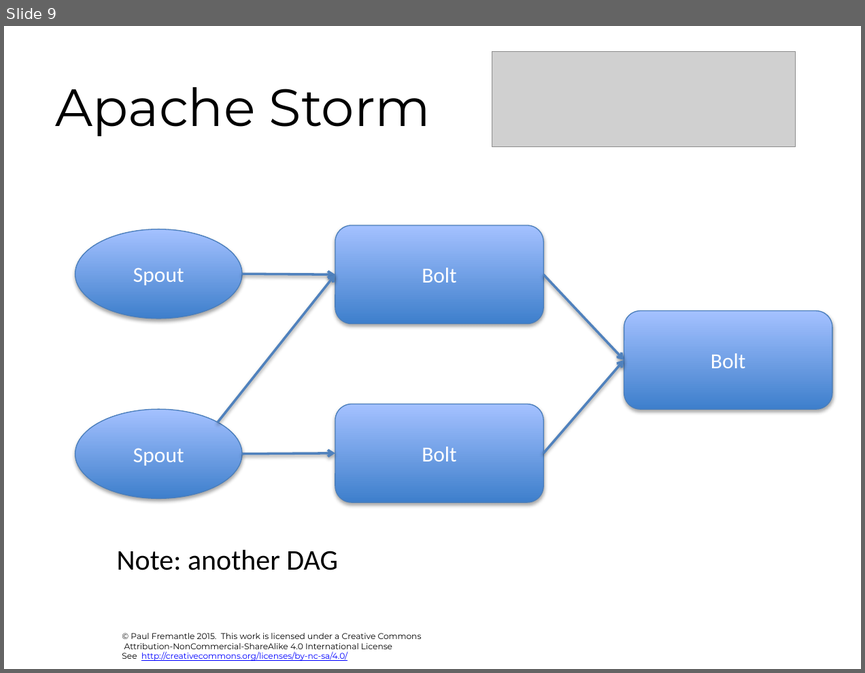
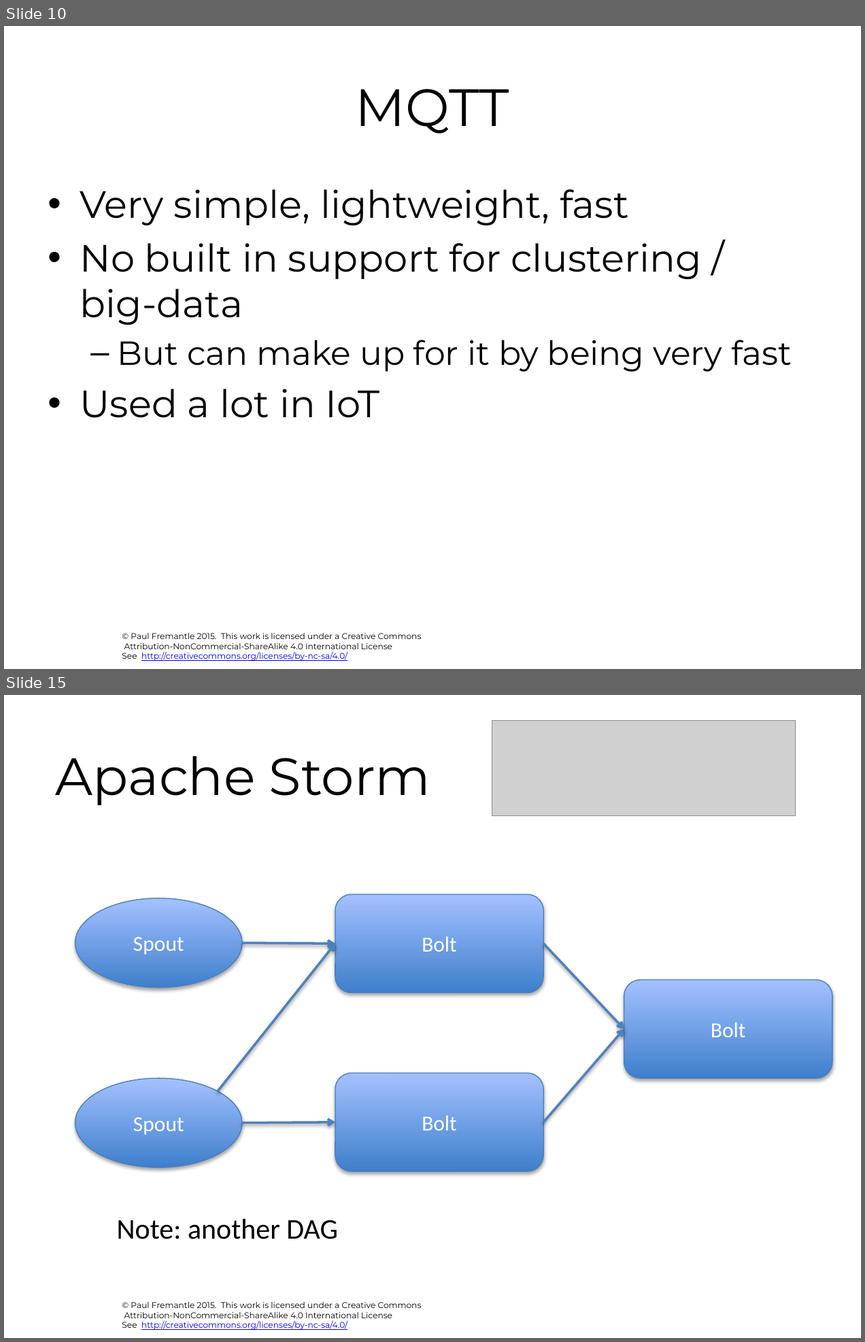
Before and after one commit to pzfreo/ox-clo, a slide deck: pres-source/11-realtime-bigdata.pptx. Shown one above the other, each under a label of ours: slide 9 before the commit, slides 10 and 15 after it; the slides between them are not shown. The pictures are 865x673 and 865x1342 pixels, drawn with LibreOffice and Linux fonts; fonts in the diff are those of the drawing; grey boxes stand for pictures; background and template pictures are left out. Boxes give left, top, right and bottom in pixels: in the first picture for what was removed or moved away, otherwise in the second. Text is boxed around its words. In the diff, an @@ line names an element or a change of style, - is before the commit and + after.

```diff
--- a/pres-source/11-realtime-bigdata.pptx
+++ b/pres-source/11-realtime-bigdata.pptx
@@ slide 10 added at [4,26,861,669], background #FFFFFF; not listed: 1 template element that a slide beside it also shows @@
@@ title added at [356,89,510,133], 44 pt, text #000000 @@
+MQTT
@@ text added at [80,189,791,418], 32 pt, text #000000 @@
+• Very simple, lightweight, fast
+• No built in support for clustering / big-data
+  – But can make up for it by being very fast
+• Used a lot in IoT
@@ what was slide 9 is now slide 15 @@
```
Also in this commit, not shown: 1 slide changed, 5 other slides added, 26 other files.
